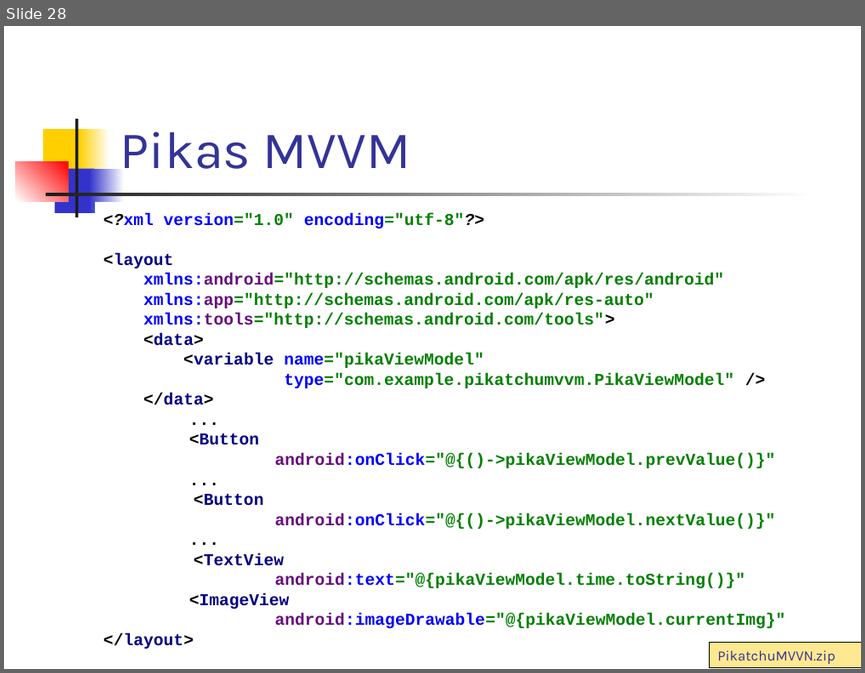
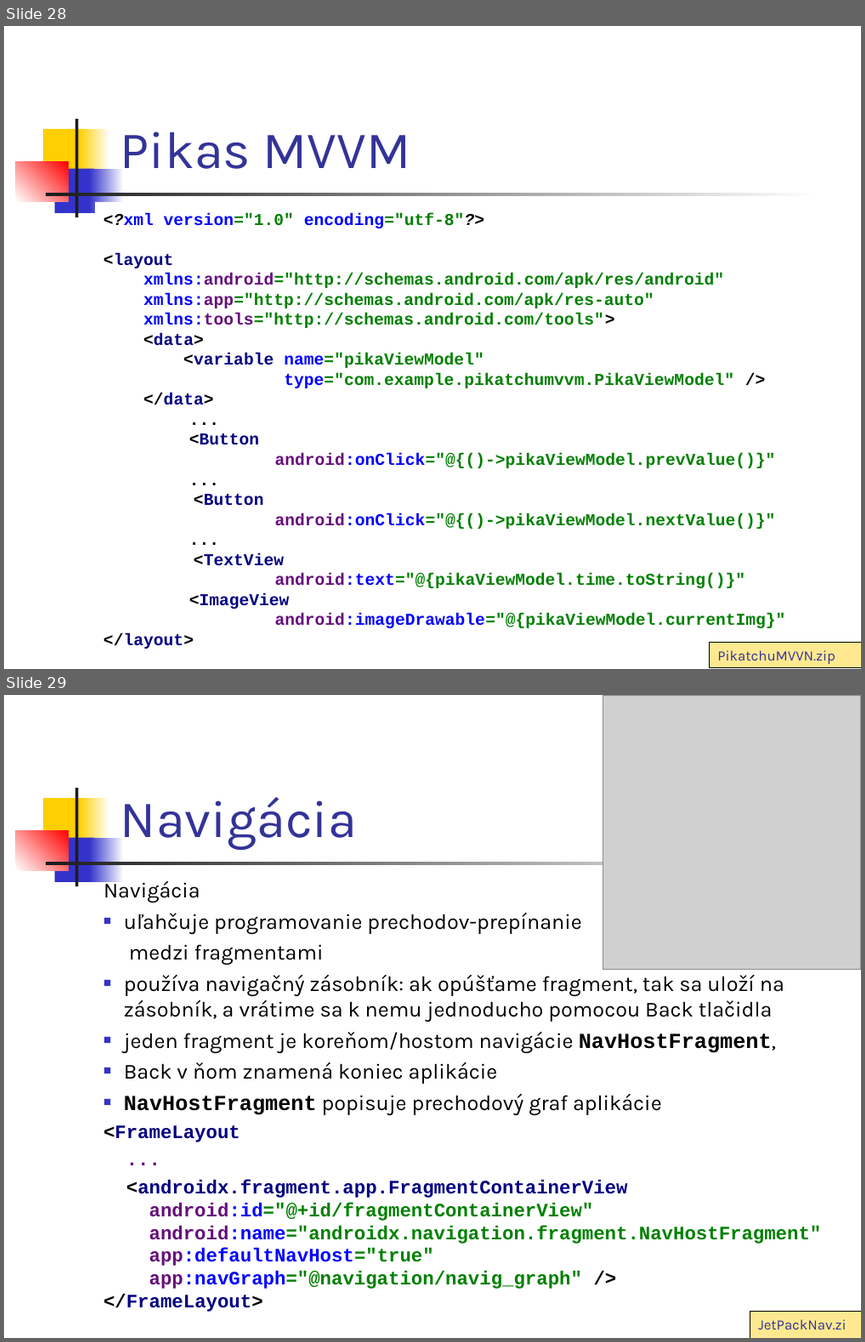
Before and after one commit to vmandro/Prednasky, a slide deck: 07/07_Android.ppt. Shown one above the other, each under a label of ours: slide 28 before the commit, slides 28 and 29 after it. The pictures are 865x673 and 865x1342 pixels, drawn with LibreOffice and Linux fonts; fonts in the diff are those of the drawing; grey boxes stand for pictures. Boxes give left, top, right and bottom in pixels: in the first picture for what was removed or moved away, otherwise in the second. Text is boxed around its words. In the diff, an @@ line names an element or a change of style, - is before the commit and + after.

```diff
--- a/07/07_Android.ppt
+++ b/07/07_Android.ppt
@@ slide 29 added at (x1=4, y1=695, x2=861, y2=1338), background #FFFFFF; not listed: 7 template elements that a slide beside it also shows @@
@@ rectangle added at (x1=4, y1=699, x2=21, y2=733), fill #FFFFFF @@
@@ picture added at (x1=603, y1=695, x2=861, y2=970) @@
@@ title added at (x1=120, y1=797, x2=357, y2=850), 44 pt, text #333399 @@
+Navigácia
@@ text added at (x1=103, y1=879, x2=822, y2=1311), 18 pt, text #000000 @@
+Navigácia
+■ uľahčuje programovanie prechodov-prepínanie
+medzi fragmentami
+■ používa navigačný zásobník: ak opúšťame fragment, tak sa uloží na zásobník, a vrátime sa k nemu jednoducho pomocou Back tlačidla
+■ jeden fragment je koreňom/hostom navigácie NavHostFragment,
+■ Back v ňom znamená koniec aplikácie
+■ NavHostFragment popisuje prechodový graf aplikácie
+<FrameLayout
+...
+<androidx.fragment.app.FragmentContainerView
+android:id="@+id/fragmentContainerView"
+android:name="androidx.navigation.fragment.NavHostFragment"
+app:defaultNavHost="true"
+app:navGraph="@navigation/navig_graph" />
+</FrameLayout>
@@ rectangle added at (x1=749, y1=1311, x2=861, y2=1338), fill #FFE990, outline #000000 0.74 pt, 12 pt, text #333399 @@
+JetPackNav.zip
```
Also in this commit, not shown: 1 slide changed, 10 other slides added, 1 slide removed, 1 other file.
